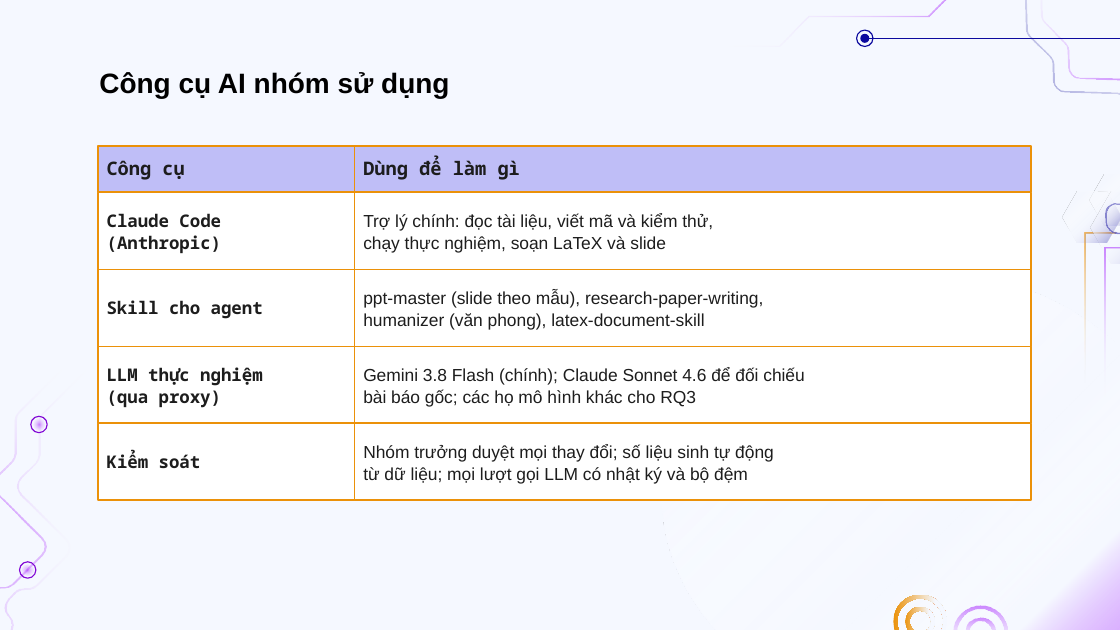
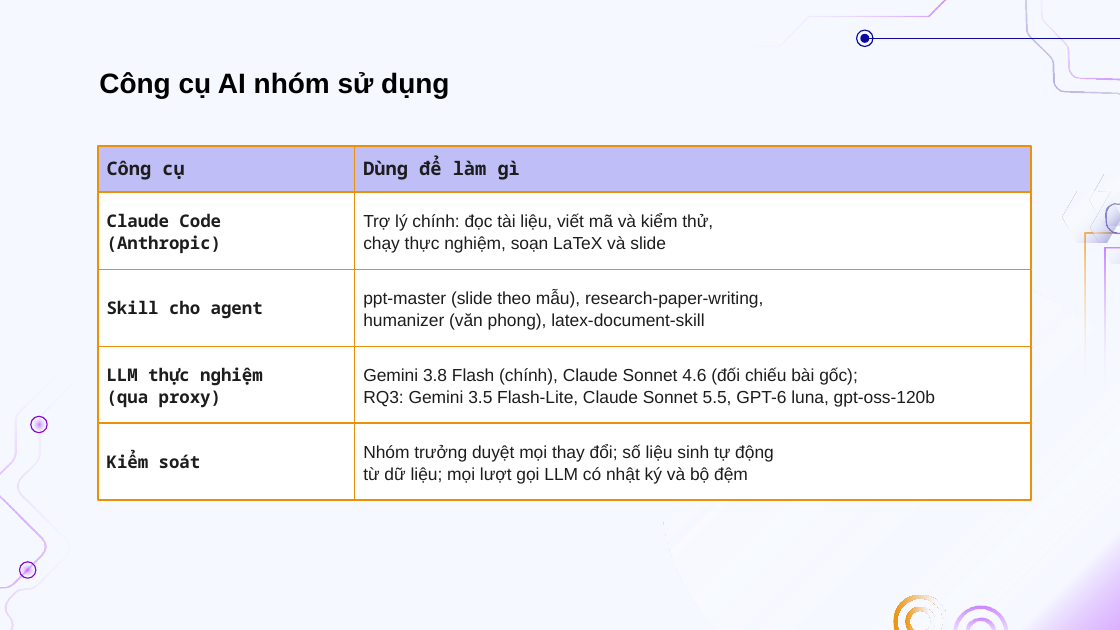
Before and after one commit to doanan293/grounded-or-guessed, a slide deck: slide 6 of docs/presentation/bao-cao-lan-1.pptx. Drawn at 1120x630 pixels with LibreOffice and Linux fonts; fonts in the diff are those of the drawing; background and template pictures are left out. Boxes give left, top, right and bottom in pixels: in the first picture for what was removed or moved away, otherwise in the second. Text is boxed around its words. In the diff, an @@ line names an element or a change of style, - is before the commit and + after.

Commit message:
docs: name every experiment LLM in the AI-tools list (GPT-6 luna, gpt-oss-120b, Claude Sonnet 5.5, Gemini 3.5 Flash-Lite for RQ3)

```diff
--- a/docs/presentation/bao-cao-lan-1.pptx
+++ b/docs/presentation/bao-cao-lan-1.pptx
@@ text at box(363, 367, 935, 407): text changed @@
-Gemini 3.8 Flash (chính); Claude Sonnet 4.6 để đối chiếu
-bài báo gốc; các họ mô hình khác cho RQ3
+Gemini 3.8 Flash (chính), Claude Sonnet 4.6 (đối chiếu bài gốc);
+RQ3: Gemini 3.5 Flash-Lite, Claude Sonnet 5.5, GPT-6 luna, gpt-oss-120b
```
Also in this commit, not shown: 3 other files.
